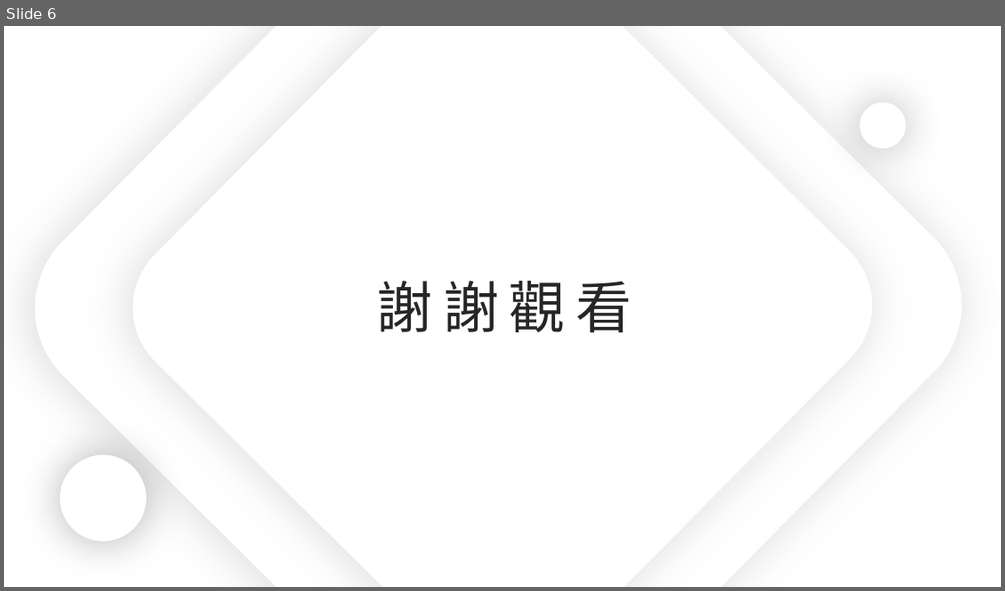
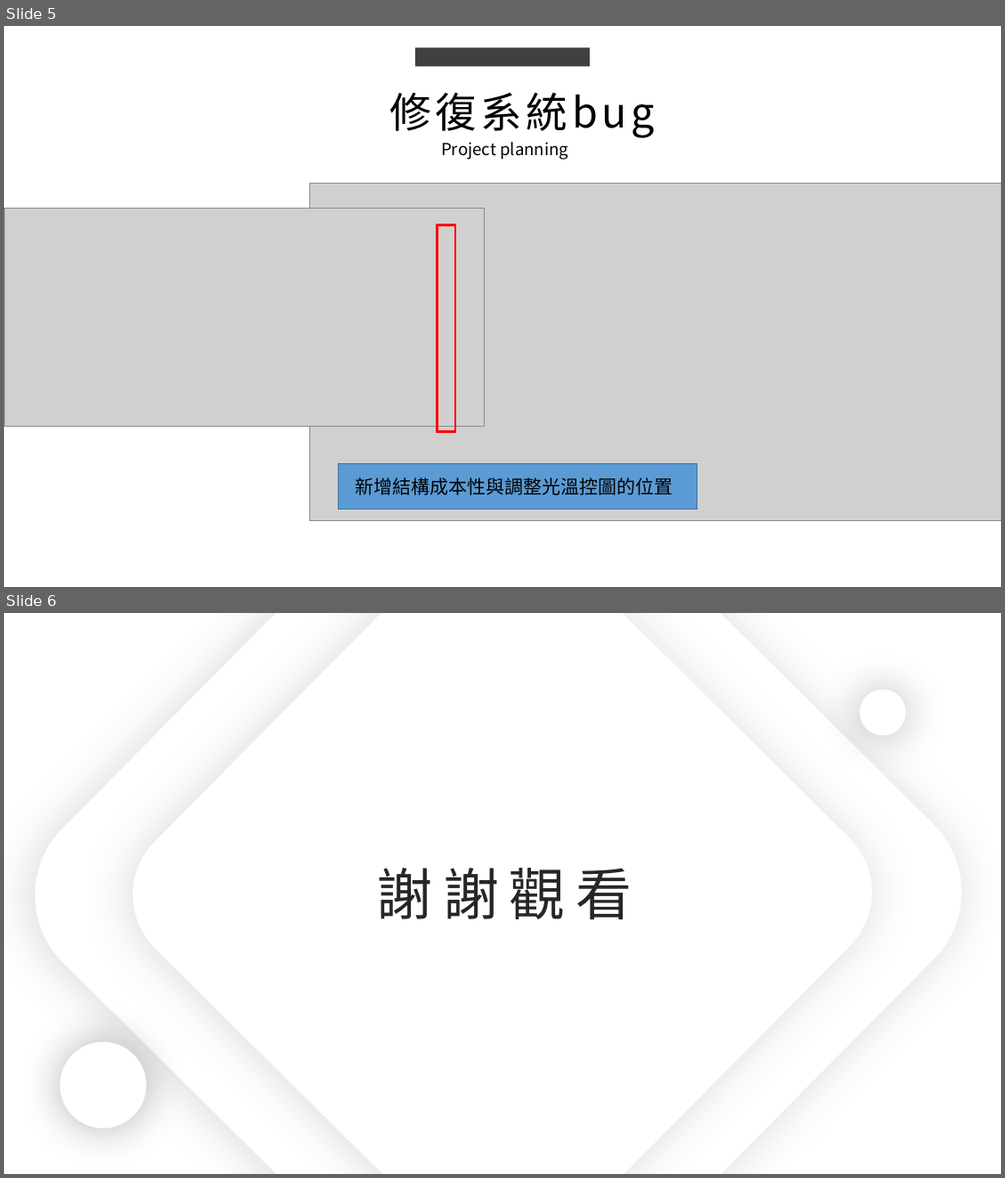
Before and after one commit to king637324/KnowledgeGreenhouseSystem, a slide deck: 工作日報_葉柏漢/2021.09/2021.09.15(加班)~2021.09.16工作日報_葉柏漢.pptx. Shown one above the other, each under a label of ours: slide 6 before the commit, slides 5 and 6 after it. The pictures are 1005x591 and 1005x1178 pixels, drawn with LibreOffice and Linux fonts; fonts in the diff are those of the drawing; grey boxes stand for pictures. Boxes give left, top, right and bottom in pixels: in the first picture for what was removed or moved away, otherwise in the second. Text is boxed around its words. In the diff, an @@ line names an element or a change of style, - is before the commit and + after.

```diff
--- a/工作日報_葉柏漢/2021.09/2021.09.15(加班)~2021.09.16工作日報_葉柏漢.pptx
+++ b/工作日報_葉柏漢/2021.09/2021.09.15(加班)~2021.09.16工作日報_葉柏漢.pptx
@@ slide 5 added at (4, 26, 1001, 587), background #FFFFFF @@
@@ rectangle added at (415, 47, 590, 66), fill #404040 @@
@@ text added at (389, 92, 655, 138), 40 pt, text #000000 @@
+修復系統bug
@@ text added at (441, 142, 568, 160), 16 pt, text #000000 @@
+Project planning
@@ picture added at (309, 184, 1001, 521) @@
@@ picture added at (4, 208, 484, 426) @@
@@ rectangle added at (437, 224, 455, 431), outline #FF0000 2.25 pt @@
@@ rectangle added at (339, 464, 696, 509), fill #5B9BD5, outline #43739E 1 pt @@
@@ text added at (356, 477, 673, 495), 18 pt, text #000000 @@
+新增結構成本性與調整光溫控圖的位置
```
Also in this commit, not shown: 2 slides changed, 2 other slides added, 3 slides removed, 9 other files.
